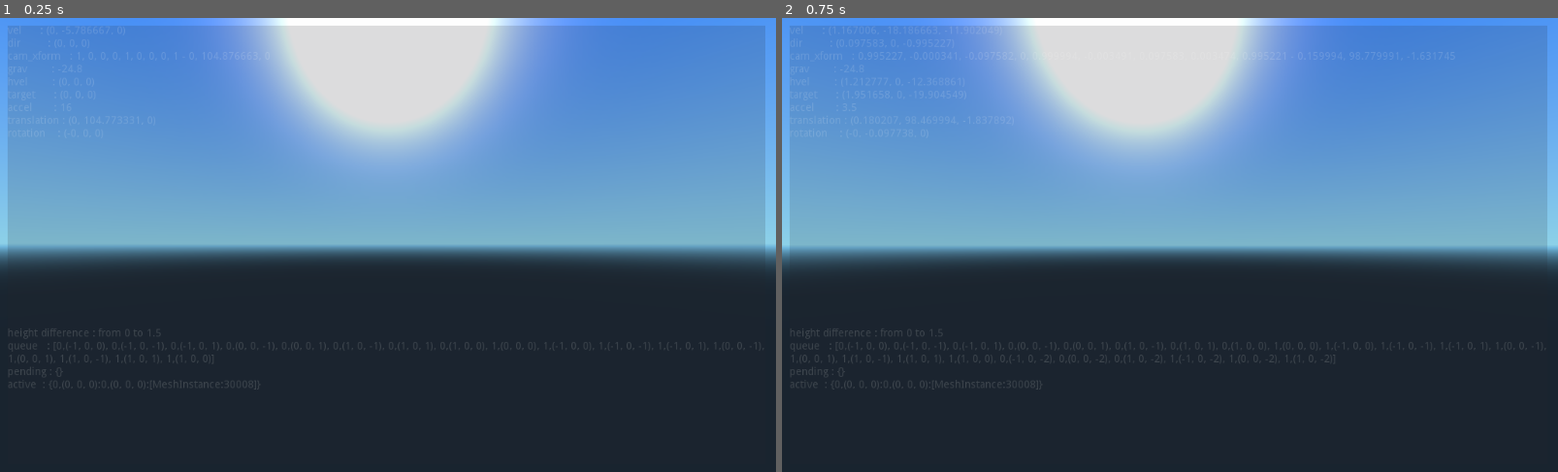
Above: before the commit, frames 1-2 (left to right).
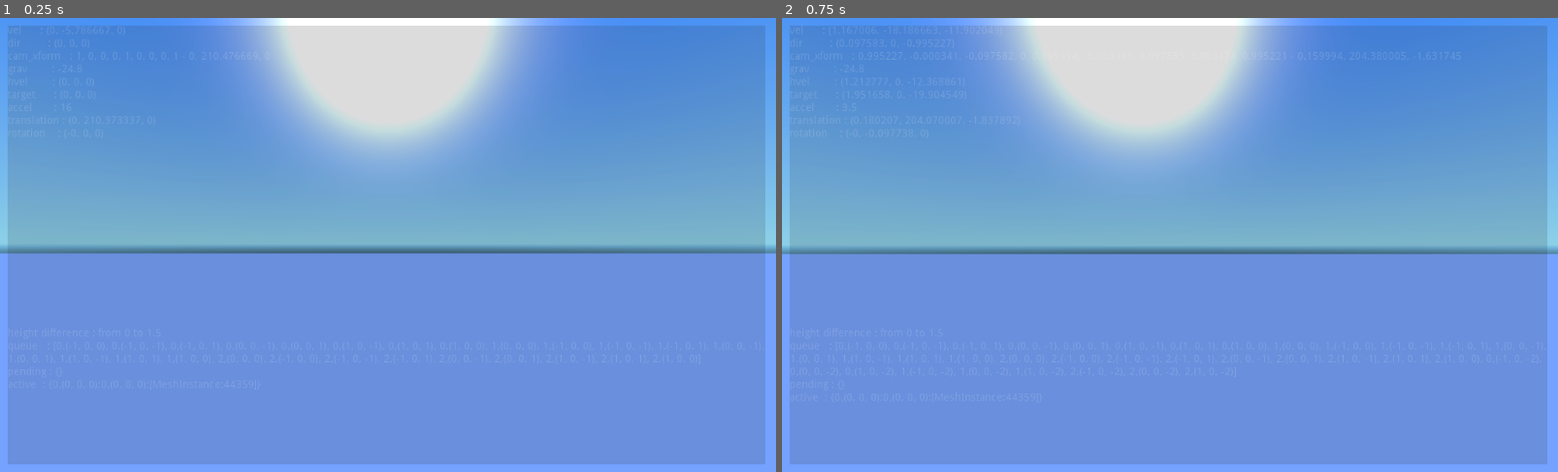
Above: after the commit, the same moments.

Repository: MichaelReel/Mesh_Collider
Game: Godot game, scene res://Root.tscn
Same seed, same stepped clock (60 frames per second), same inputs: the game is played once before the commit and once after it.
Inputs (mouse positions are in pixels of both pictures, inside the frame that each line leads up to):
- Up to frame 1 (0.25 s): no input
- Up to frame 2 (0.75 s): tap Enter at 0.5 s; move the mouse to (1208, 245) at 0.52 s; hold W (forward) from 0.53 s (still down)

The runs differ from the first frame. In frame 1, 48% of the frame differs, in the area x 0-100%, y 7-100%; in frame 2, 48%.

Commit message:
Added code to release chunks when they move out of range. Also, added a third level of LOD meshes. Also, tried adding a water level mesh, but need to figure out some things around the visual layers and LOD.

Diff:
--- a/CameraControl.gd
+++ b/CameraControl.gd
@@ -24,9 +24,9 @@
 
 func _ready():
 	status_output  = $"/root/Root/HUD/Panel/PlayerLabel"
-	bodies         = [ $Near/PlayerBody, $Far/BodyMount ]
-	camera_holders = [ $Near/PlayerBody/CameraMount, $Far/BodyMount/CameraMount ]
-	cameras        = [ $Near/PlayerBody/CameraMount/Camera, $Far/BodyMount/CameraMount/Camera ]
+	bodies         = [ $Near/PlayerBody, $Far/BodyMount, $Further/BodyMount ]
+	camera_holders = [ $Near/PlayerBody/CameraMount, $Far/BodyMount/CameraMount, $Further/BodyMount/CameraMount ]
+	cameras        = [ $Near/PlayerBody/CameraMount/Camera, $Far/BodyMount/CameraMount/Camera, $Further/BodyMount/CameraMount/Camera ]
 
 	cam_ref = weakref(cameras[0])
 
@@ -43,7 +43,7 @@
 
 	# Check camera hasn't been freed
 	if not cam_ref.get_ref():
-		cameras = [ $Near/PlayerBody/CameraMount/Camera, $Far/CameraMount/Camera ]
+		cameras = [ $Near/PlayerBody/CameraMount/Camera, $Far/CameraMount/Camera, $Further/BodyMount/CameraMount/Camera ]
 		cam_ref = weakref(cameras[0])
 		return
 
--- a/HeightHash.gd
+++ b/HeightHash.gd
@@ -31,8 +31,8 @@
 
 
 func _init():
-	island_limiter = ContinentalDome.new(16.0)
-	variation_hash = Perlin.new(8.0, 8.0, 8.0, 1.0)
+	island_limiter = ContinentalDome.new(32.0)
+	variation_hash = Perlin.new(16.0, 16.0, 16.0, 1.0)
 	hashes = [
 		Perlin.new(1.0, 1.0, 1.0, 1.0),
 		Perlin.new(0.25, 0.25, 0.25, 1.0),
--- a/Land.gd
+++ b/Land.gd
@@ -28,7 +28,7 @@
 	else:
 		graph = Graph.new()
 
-func generate_content():
+func generate_content(with_collision = true):
 	# print ("Creating new land chunk: " + str(offset) + " with grid: " + str(grid_size) + ",")
 	# print ("            translation: " + str(translation) + ", scale: " + str(scale))
 	# print ("                os time: " + str(OS.get_unix_time()))
@@ -41,8 +41,9 @@
 	# Create a mesh from the voronoi site info
 	self.set_mesh(create_mesh())
 
-	# Make a collsion surface from this mesh and add it to the scene
-	add_child(create_trimesh_collision())
+	if with_collision:
+		# Make a collsion surface from this mesh and add it to the scene
+		add_child(create_trimesh_collision())
 
 	# print ("Content generated: " + str(offset))
 	# print ("          os time: " + str(OS.get_unix_time()))
--- a/Root.tscn
+++ b/Root.tscn
@@ -1,9 +1,17 @@
-[gd_scene load_steps=5 format=2]
+[gd_scene load_steps=6 format=2]
 
 [ext_resource path="res://TerrainManager.gd" type="Script" id=1]
 [ext_resource path="res://Land.material" type="Material" id=2]
 [ext_resource path="res://CameraControl.gd" type="Script" id=3]
 
+[sub_resource type="PlaneMesh" id=2]
+
+custom_aabb = AABB( 0, 0, 0, 0, 0, 0 )
+size = Vector2( 65536, 65536 )
+subdivide_width = 0
+subdivide_depth = 0
+_sections_unfolded = [ "Resource" ]
+
 [sub_resource type="SphereShape" id=1]
 
 radius = 1.0
@@ -16,18 +24,70 @@
 
 script = ExtResource( 1 )
 _sections_unfolded = [ "Transform" ]
-grid_sizes = [ Vector2( 32, 32 ), Vector2( 32, 32 ) ]
-chunk_sizes = [ Vector3( 64, 64, 64 ), Vector3( 1024, 64, 1024 ) ]
-graph_scales = [ 1.0, 16.0 ]
+grid_sizes = [ Vector2( 32, 32 ), Vector2( 32, 32 ), Vector2( 32, 32 ) ]
+chunk_sizes = [ Vector3( 64, 128, 64 ), Vector3( 256, 128, 256 ), Vector3( 1024, 128, 1024 ) ]
+graph_scales = [ 1.0, 4.0, 16.0 ]
 material = ExtResource( 2 )
 
-[node name="Far" type="Spatial" parent="Terrain" index="0"]
+[node name="Further" type="Spatial" parent="Terrain" index="0"]
 
 _sections_unfolded = [ "Pause", "Transform", "Visibility" ]
 
-[node name="Near" type="Spatial" parent="Terrain" index="1"]
+[node name="SeaLevel" type="MeshInstance" parent="Terrain/Further" index="0"]
+
+layers = 4
+material_override = null
+cast_shadow = 1
+extra_cull_margin = 0.0
+use_in_baked_light = false
+lod_min_distance = 0.0
+lod_min_hysteresis = 0.0
+lod_max_distance = 0.0
+lod_max_hysteresis = 0.0
+mesh = SubResource( 2 )
+skeleton = NodePath("..")
+material/0 = null
+_sections_unfolded = [ "Transform", "material" ]
+
+[node name="Far" type="Spatial" parent="Terrain" index="1"]
 
 _sections_unfolded = [ "Pause", "Transform", "Visibility" ]
+
+[node name="SeaLevel" type="MeshInstance" parent="Terrain/Far" index="0"]
+
+layers = 2
+material_override = null
+cast_shadow = 1
+extra_cull_margin = 0.0
+use_in_baked_light = false
+lod_min_distance = 0.0
+lod_min_hysteresis = 0.0
+lod_max_distance = 0.0
+lod_max_hysteresis = 0.0
+mesh = SubResource( 2 )
+skeleton = NodePath("..")
+material/0 = null
+_sections_unfolded = [ "Transform", "material" ]
+
+[node name="Near" type="Spatial" parent="Terrain" index="2"]
+
+_sections_unfolded = [ "Pause", "Transform", "Visibility" ]
+
+[node name="SeaLevel" type="MeshInstance" parent="Terrain/Near" index="0"]
+
+layers = 1
+material_override = null
+cast_shadow = 1
+extra_cull_margin = 0.0
+use_in_baked_light = false
+lod_min_distance = 0.0
+lod_min_hysteresis = 0.0
+lod_max_distance = 0.0
+lod_max_hysteresis = 0.0
+mesh = SubResource( 2 )
+skeleton = NodePath("..")
+material/0 = null
+_sections_unfolded = [ "Transform", "material" ]
 
 [node name="Viewports" type="ViewportContainer" parent="." index="1"]
 
@@ -46,9 +106,9 @@
 stretch = true
 stretch_shrink = 1
 script = ExtResource( 3 )
-movement_ratio = [ 1.0, 1.0 ]
-
-[node name="Far" type="Viewport" parent="Viewports" index="0"]
+movement_ratio = [ 1.0, 1.0, 1.0 ]
+
+[node name="Further" type="Viewport" parent="Viewports" index="0"]
 
 arvr = false
 size = Vector2( 1024, 600 )
@@ -56,7 +116,7 @@
 world = null
 transparent_bg = false
 msaa = 0
-hdr = true
+hdr = false
 disable_3d = false
 usage = 2
 debug_draw = 0
@@ -75,19 +135,19 @@
 shadow_atlas_quad_3 = 4
 _sections_unfolded = [ "Rendering" ]
 
-[node name="BodyMount" type="Spatial" parent="Viewports/Far" index="0"]
+[node name="BodyMount" type="Spatial" parent="Viewports/Further" index="0"]
 
 transform = Transform( 1, 0, 0, 0, 1, 0, 0, 0, 1, 0, 64, 0 )
 _sections_unfolded = [ "Transform" ]
 
-[node name="CameraMount" type="Spatial" parent="Viewports/Far/BodyMount" index="0"]
-
-_sections_unfolded = [ "Transform" ]
-
-[node name="Camera" type="Camera" parent="Viewports/Far/BodyMount/CameraMount" index="0"]
+[node name="CameraMount" type="Spatial" parent="Viewports/Further/BodyMount" index="0"]
+
+_sections_unfolded = [ "Transform" ]
+
+[node name="Camera" type="Camera" parent="Viewports/Further/BodyMount/CameraMount" index="0"]
 
 keep_aspect = 1
-cull_mask = 2
+cull_mask = 4
 environment = null
 h_offset = 0.0
 v_offset = 0.0
@@ -96,11 +156,11 @@
 current = true
 fov = 70.0
 size = 1.0
-near = 24.0
-far = 2048.0
+near = 256.0
+far = 8192.0
 _sections_unfolded = [ "Transform", "Visibility" ]
 
-[node name="Near" type="Viewport" parent="Viewports" index="1"]
+[node name="Far" type="Viewport" parent="Viewports" index="1"]
 
 arvr = false
 size = Vector2( 1024, 600 )
@@ -125,6 +185,59 @@
 shadow_atlas_quad_1 = 2
 shadow_atlas_quad_2 = 3
 shadow_atlas_quad_3 = 4
+_sections_unfolded = [ "Rendering" ]
+
+[node name="BodyMount" type="Spatial" parent="Viewports/Far" index="0"]
+
+transform = Transform( 1, 0, 0, 0, 1, 0, 0, 0, 1, 0, 64, 0 )
+_sections_unfolded = [ "Transform" ]
+
+[node name="CameraMount" type="Spatial" parent="Viewports/Far/BodyMount" index="0"]
+
+_sections_unfolded = [ "Transform" ]
+
+[node name="Camera" type="Camera" parent="Viewports/Far/BodyMount/CameraMount" index="0"]
+
+keep_aspect = 1
+cull_mask = 2
+environment = null
+h_offset = 0.0
+v_offset = 0.0
+doppler_tracking = 0
+projection = 0
+current = true
+fov = 70.0
+size = 1.0
+near = 16.0
+far = 2048.0
+_sections_unfolded = [ "Transform", "Visibility" ]
+
+[node name="Near" type="Viewport" parent="Viewports" index="2"]
+
+arvr = false
+size = Vector2( 1024, 600 )
+own_world = false
+world = null
+transparent_bg = true
+msaa = 0
+hdr = false
+disable_3d = false
+usage = 2
+debug_draw = 0
+render_target_v_flip = false
+render_target_clear_mode = 0
+render_target_update_mode = 3
+audio_listener_enable_2d = false
+audio_listener_enable_3d = false
+physics_object_picking = false
+gui_disable_input = false
+gui_snap_controls_to_pixels = true
+shadow_atlas_size = 0
+shadow_atlas_quad_0 = 2
+shadow_atlas_quad_1 = 2
+shadow_atlas_quad_2 = 3
+shadow_atlas_quad_3 = 4
+_sections_unfolded = [ "Rendering" ]
 
 [node name="PlayerBody" type="KinematicBody" parent="Viewports/Near" index="0"]
 
--- a/TerrainManager.gd
+++ b/TerrainManager.gd
@@ -71,7 +71,7 @@
 	print("readying chunk manager")
 	status_output = $"/root/Root/HUD/Panel/TerrainLabel"
 	player = $"/root/Root/Viewports/Near/PlayerBody"
-	lods = [ $Near, $Far ]
+	lods = [ $Near, $Far, $Further ]
 
 	var primary_lod_ind = 0
 
@@ -112,6 +112,9 @@
 func get_chunk_by_key_str(key_str):
 	return chunk_refs[key_str]
 
+func get_all_chunk_key_strs():
+	return chunk_refs.keys()
+
 func get_centered_chunk_key_strs():
 	var center = player.translation
 	var key_strs = []
@@ -152,11 +155,16 @@
 func _process(delta):
 	var chunk_key_strs_viewable = get_chunk_key_strs_viewable()
 
+	var chunks_releasable = get_all_chunk_key_strs()
 	# Listed the view direction chunks first
 	# Load chunks in that order
 	for key_str in chunk_key_strs_viewable:
+		chunks_releasable.erase(key_str)
 		if not active.has(key_str):
 			load_keyed_chunk(key_str)
+
+	for key_str in chunks_releasable:
+		release_chunk_by_key_str(key_str)
 
 	var status = ""
 	status += "height difference : from " + str(graphs[0].min_height) + " to " + str(graphs[0].max_height) + "\n"
@@ -165,6 +173,20 @@
 	status += "active  : " + str(active) + "\n"
 
 	status_output.text = status
+
+func release_chunk_by_key_str(key_str):
+	var chunk_key = get_chunk_by_key_str(key_str)
+	# Only release active keys
+	if active.has(key_str) and not pending.has(key_str):
+		if queue.has(key_str):
+			queue_mutex.lock()
+			queue.erase(key_str)
+			queue_mutex.unlock()
+		var loaded_chunk = active[key_str]
+		lods[chunk_key.lod].remove_child(loaded_chunk)
+		loaded_chunk.free()
+		active.erase(key_str)
+		chunk_refs.erase(key_str)
 
 func load_keyed_chunk(key_str):
 	var new_chunk = is_ready(key_str)
@@ -209,8 +231,8 @@
 		new_chunk.scale = chunk_sizes[lod_ind]
 		new_chunk.translation = new_pos
 		new_chunk.material_override = material
-		new_chunk.layers = lod_ind + 1
-		new_chunk.generate_content()
+		new_chunk.layers = 1 << lod_ind
+		new_chunk.generate_content(lod_ind == 0)
 
 		pending_mutex.lock()
 		pending[key_str] = new_chunk
@@ -234,3 +256,6 @@
 func _exit_tree():
 	self.gen_chunks = false
 	thread.wait_to_finish()
+
+	for key_str in get_all_chunk_key_strs():
+		release_chunk_by_key_str(key_str)
